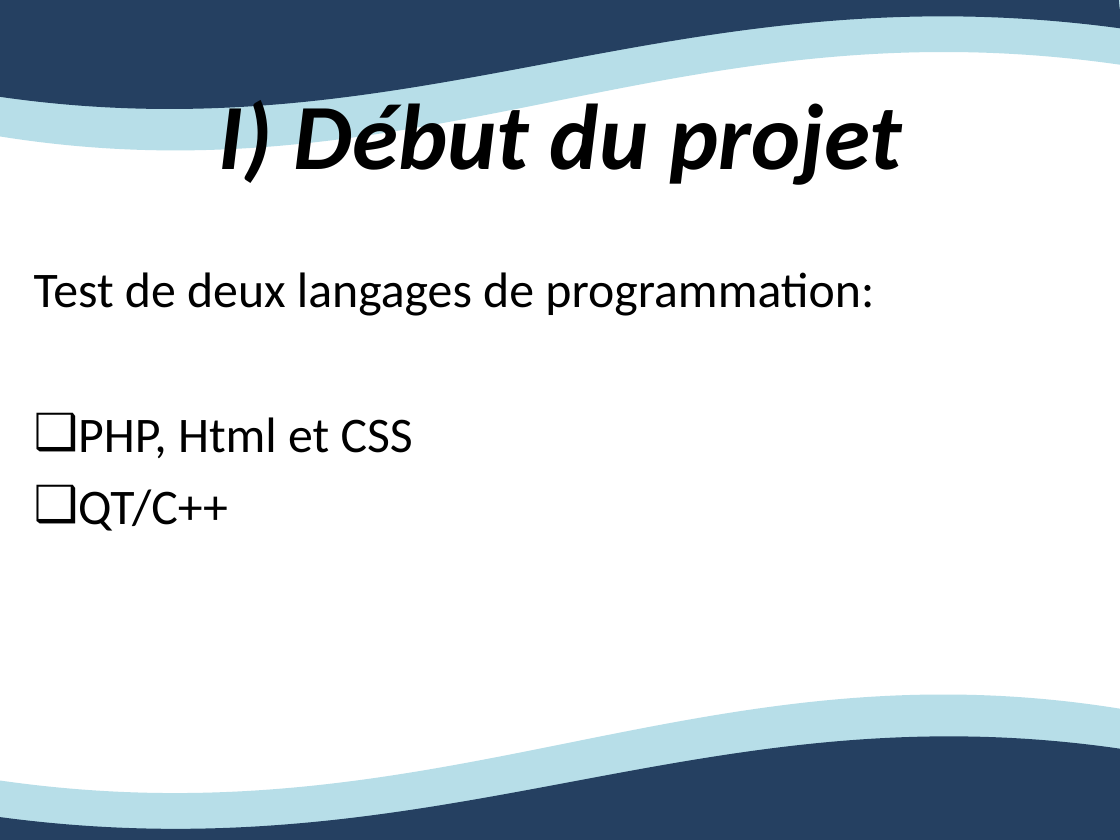
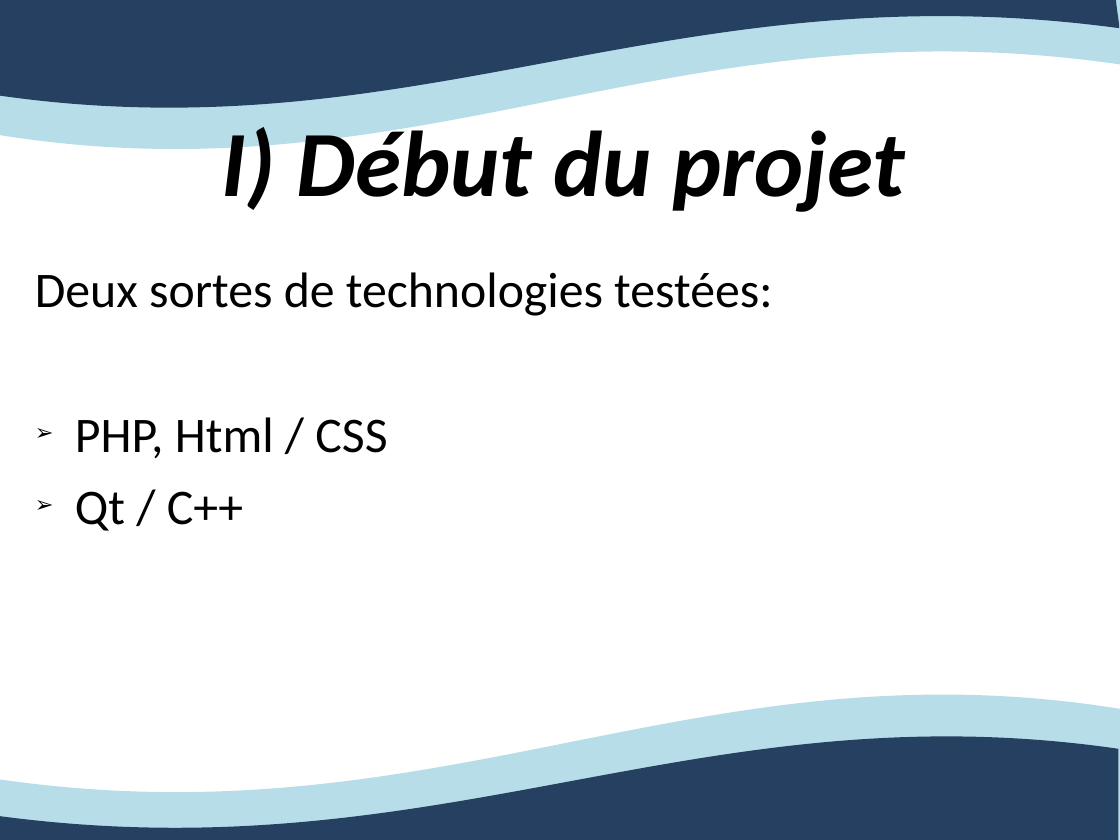
Before and after one commit to Ovan33/Immobilier, a slide deck: slide 3 of docs/Rapport/ProjetTuteureExpression.ppt. Drawn at 1120x840 pixels with LibreOffice and Linux fonts; fonts in the diff are those of the drawing. Boxes give left, top, right and bottom in pixels: in the first picture for what was removed or moved away, otherwise in the second. Text is boxed around its words. In the diff, an @@ line names an element or a change of style, - is before the commit and + after.

```diff
--- a/docs/Rapport/ProjetTuteureExpression.ppt
+++ b/docs/Rapport/ProjetTuteureExpression.ppt
@@ title "I) Début du projet": place and size @@
-title "I) Début du projet" at <box>219,92,902,192</box>
+title "I) Début du projet" at <box>222,118,906,218</box>
@@ text at <box>35,272,772,531</box>: text changed @@
-Test de deux langages de programmation:
-❑ PHP, Html et CSS
-❑ QT/C++
+Deux sortes de technologies testées:
+➢ PHP, Html / CSS
+➢ Qt / C++
@@ outline redrawn in 4 elements at <box>0,694,1120,840</box>, <box>0,0,1119,109</box>, <box>0,0,1120,149</box>, <box>0,736,1119,840</box> @@
```
Also in this commit, not shown: 4 other slides changed, 21 slides added, 19 slides removed.
